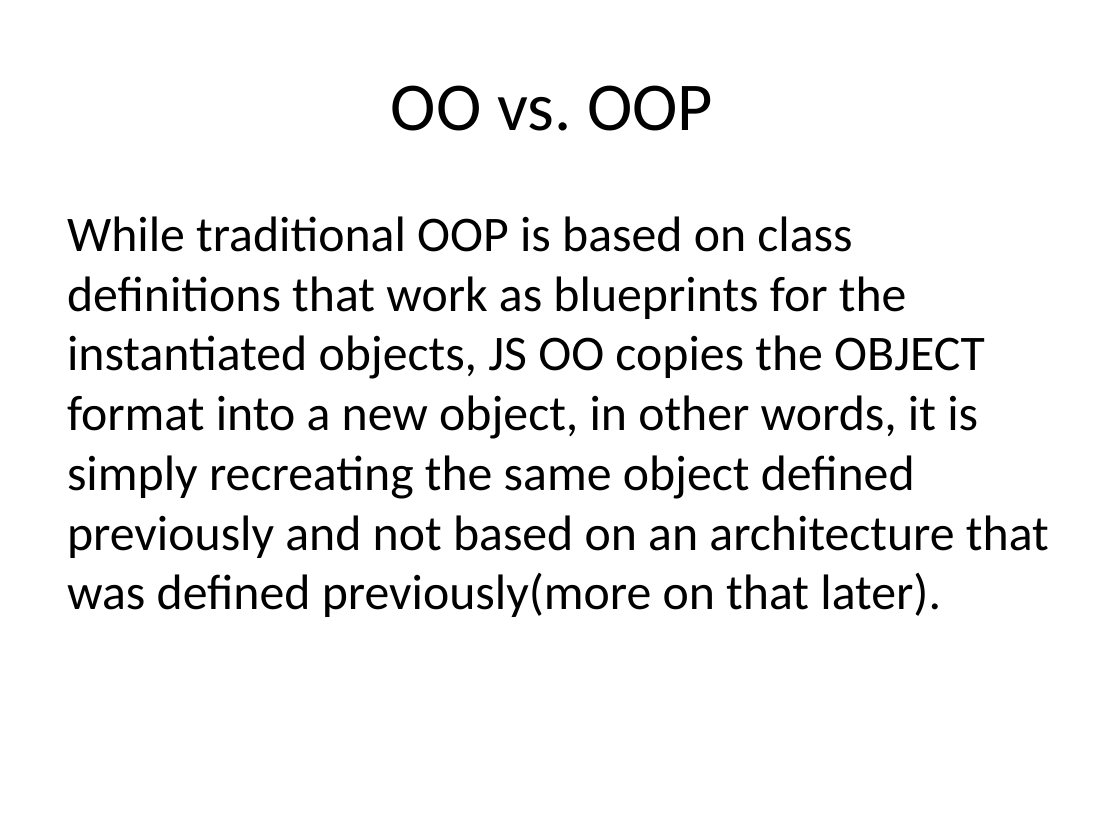
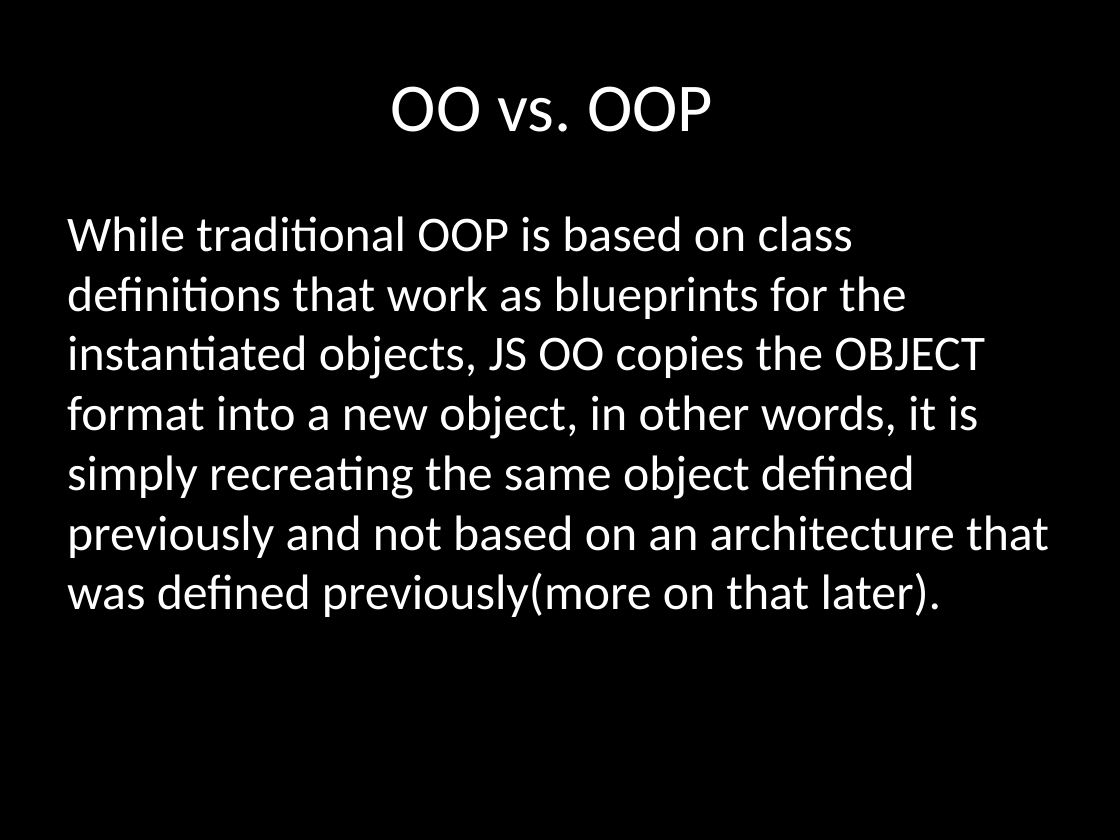
Before and after one commit to JadJabbour/JSOOWorkshop, a slide deck: slide 2 of JavaScript OO.pptx. Drawn at 1120x840 pixels with LibreOffice and Linux fonts; fonts in the diff are those of the drawing. Boxes give left, top, right and bottom in pixels: in the first picture for what was removed or moved away, otherwise in the second. Text is boxed around its words. In the diff, an @@ line names an element or a change of style, - is before the commit and + after.

Commit message:
presentation style

```diff
--- a/JavaScript OO.pptx
+++ b/JavaScript OO.pptx
@@ background #FFFFFF to #000000 @@
@@ title "OO vs. OOP" at bbox=[391, 86, 713, 132]: text colour #000000 to #FFFFFF @@
@@ text "While traditional OOP is based ..." at bbox=[67, 216, 1049, 617]: text colour #000000 to #FFFFFF; more space between paragraphs @@
```
Also in this commit, not shown: 16 other slides changed.
